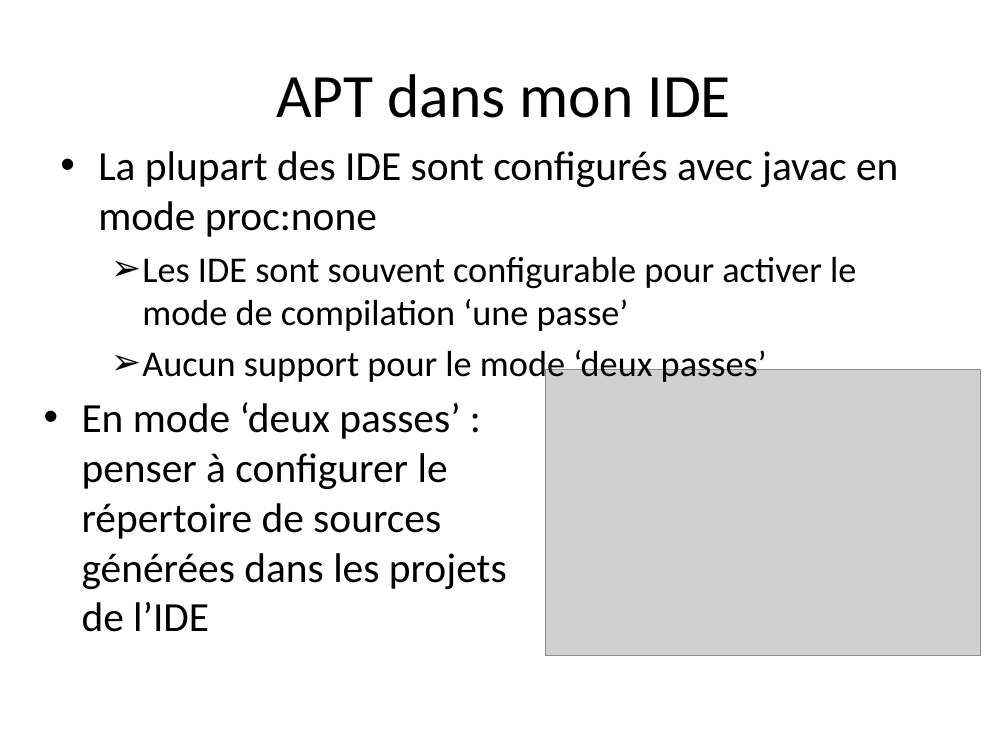
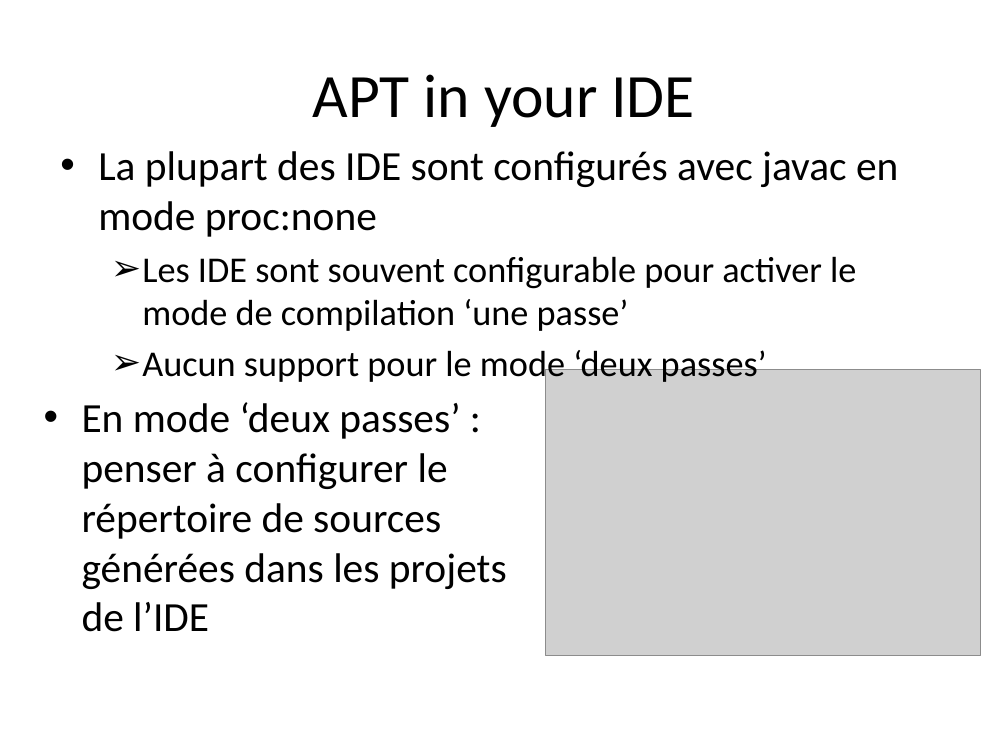
Before and after one commit to dbaeli/ez18n, a slide deck: slide 26 of ez18n-slides/javaone-2012/ez18n_javaone2012.pptx (slide 25 before the commit). Drawn at 1008x756 pixels with LibreOffice and Linux fonts; fonts in the diff are those of the drawing; grey boxes stand for pictures; background and template pictures are left out. Boxes give left, top, right and bottom in pixels: in the first picture for what was removed or moved away, otherwise in the second. Text is boxed around its words. In the diff, an @@ line names an element or a change of style, - is before the commit and + after.

```diff
--- a/ez18n-slides/javaone-2012/ez18n_javaone2012.pptx
+++ b/ez18n-slides/javaone-2012/ez18n_javaone2012.pptx
@@ title at bbox=[313, 74, 694, 127]: text changed @@
-APT dans mon IDE
+APT in your IDE
```
Also in this commit, not shown: 6 other slides changed, 4 slides added, 39 slides removed.
